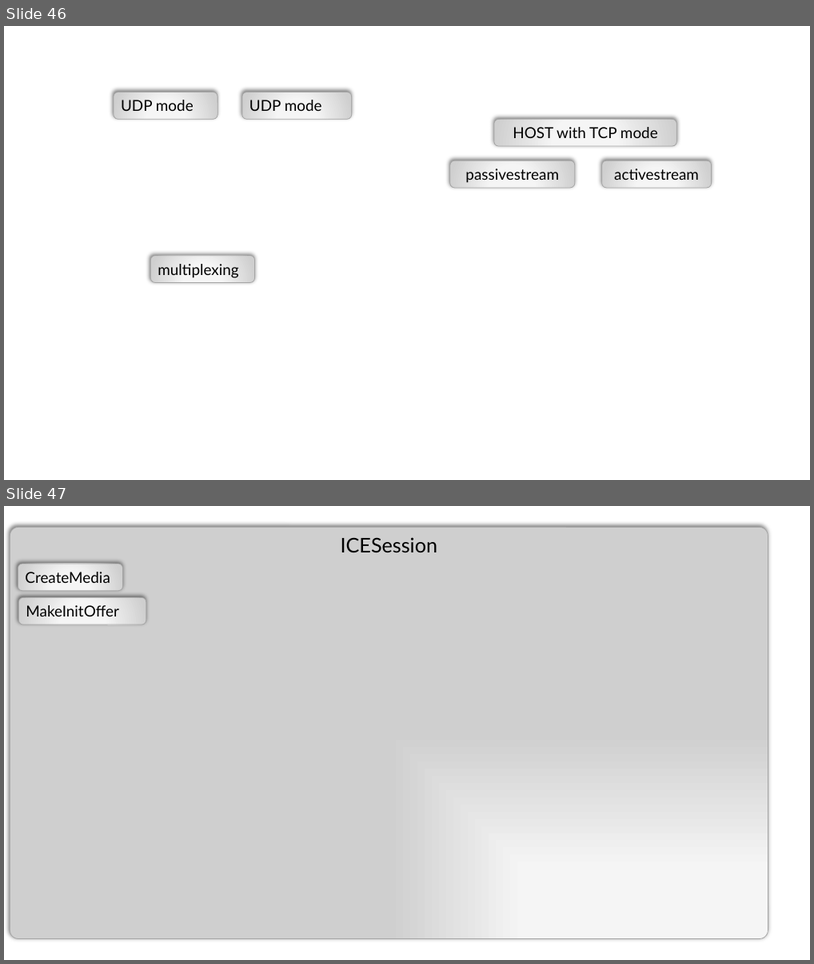
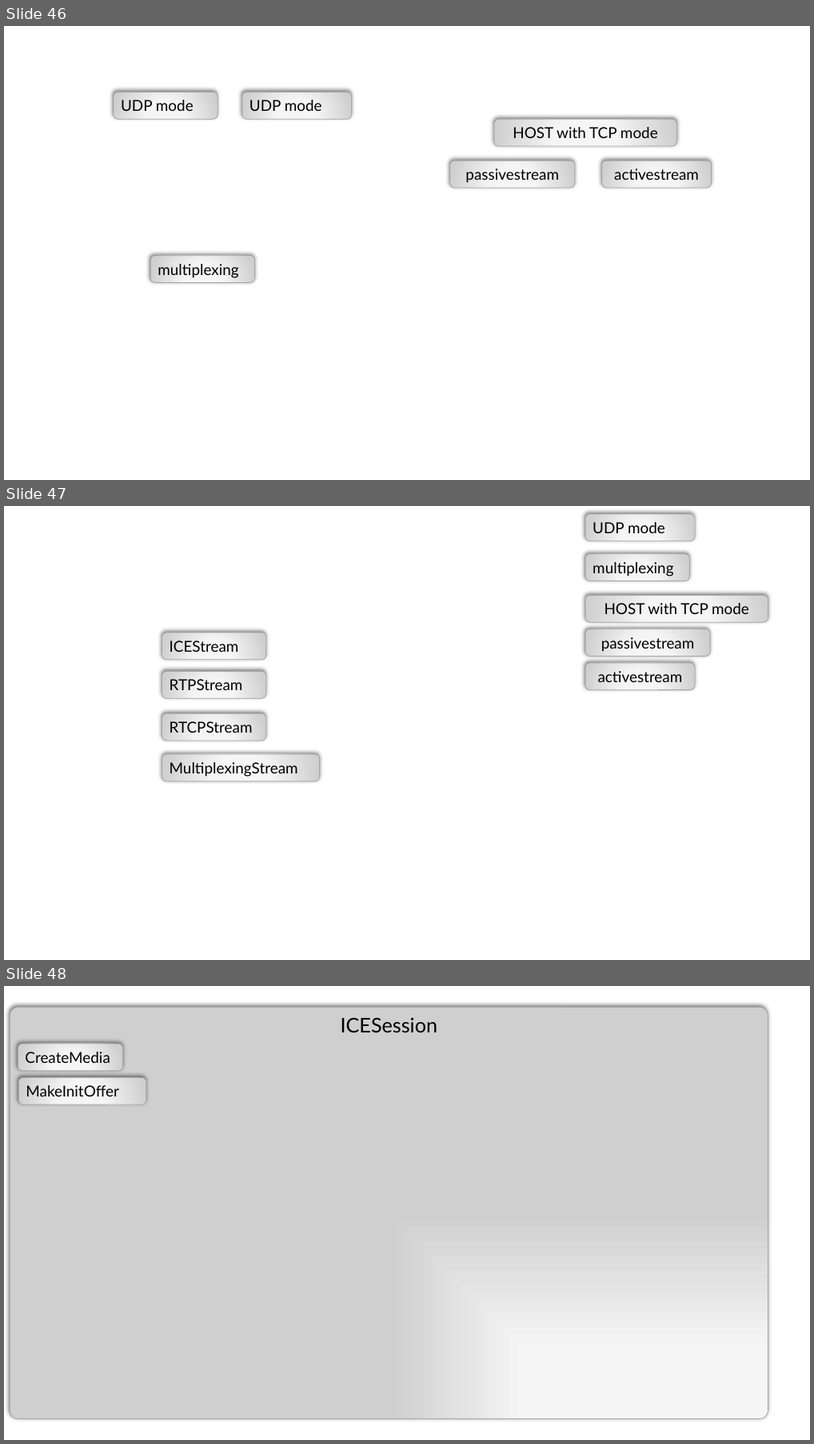
Before and after one commit to httpmail/ice, a slide deck: docs.pptx. Shown one above the other, each under a label of ours: slides 46 and 47 before the commit, slides 46, 47 and 48 after it. The pictures are 814x964 and 814x1444 pixels, drawn with LibreOffice and Linux fonts; fonts in the diff are those of the drawing. Boxes give left, top, right and bottom in pixels: in the first picture for what was removed or moved away, otherwise in the second. Text is boxed around its words. In the diff, an @@ line names an element or a change of style, - is before the commit and + after.

```diff
--- a/docs.pptx
+++ b/docs.pptx
@@ slide 47 added at (x1=4, y1=506, x2=810, y2=960), background #FFFFFF @@
@@ rounded rectangle added at (x1=586, y1=514, x2=695, y2=541), fill gradient #F8F8F8 to #F5F5F5 to #CFCFCF, outline #A5A5A5 0.75 pt, 18 pt, text #000000 @@
+UDP mode
@@ rounded rectangle added at (x1=586, y1=554, x2=690, y2=581), fill gradient #F8F8F8 to #F5F5F5 to #CFCFCF, outline #A5A5A5 0.75 pt, 18 pt, text #000000 @@
+multiplexing
@@ rounded rectangle added at (x1=586, y1=595, x2=769, y2=622), fill gradient #F8F8F8 to #F5F5F5 to #CFCFCF, outline #A5A5A5 0.75 pt, 18 pt, text #000000 @@
+HOST with TCP mode
@@ rounded rectangle added at (x1=162, y1=632, x2=266, y2=660), fill gradient #F8F8F8 to #F5F5F5 to #CFCFCF, outline #A5A5A5 0.75 pt, 18 pt, text #000000 @@
+ICEStream
@@ rounded rectangle added at (x1=586, y1=629, x2=710, y2=656), fill gradient #F8F8F8 to #F5F5F5 to #CFCFCF, outline #A5A5A5 0.75 pt, 18 pt, text #000000 @@
+passivestream
@@ rounded rectangle added at (x1=162, y1=671, x2=266, y2=698), fill gradient #F8F8F8 to #F5F5F5 to #CFCFCF, outline #A5A5A5 0.75 pt, 18 pt, text #000000 @@
+RTPStream
@@ rounded rectangle added at (x1=586, y1=663, x2=695, y2=690), fill gradient #F8F8F8 to #F5F5F5 to #CFCFCF, outline #A5A5A5 0.75 pt, 18 pt, text #000000 @@
+activestream
@@ rounded rectangle added at (x1=162, y1=713, x2=266, y2=740), fill gradient #F8F8F8 to #F5F5F5 to #CFCFCF, outline #A5A5A5 0.75 pt, 18 pt, text #000000 @@
+RTCPStream
@@ rounded rectangle added at (x1=162, y1=754, x2=320, y2=781), fill gradient #F8F8F8 to #F5F5F5 to #CFCFCF, outline #A5A5A5 0.75 pt, 18 pt, text #000000 @@
+MultiplexingStream
@@ what was slide 47 is now slide 48 @@
```
Also in this commit, not shown: 1 other slide added, 14 other files.
